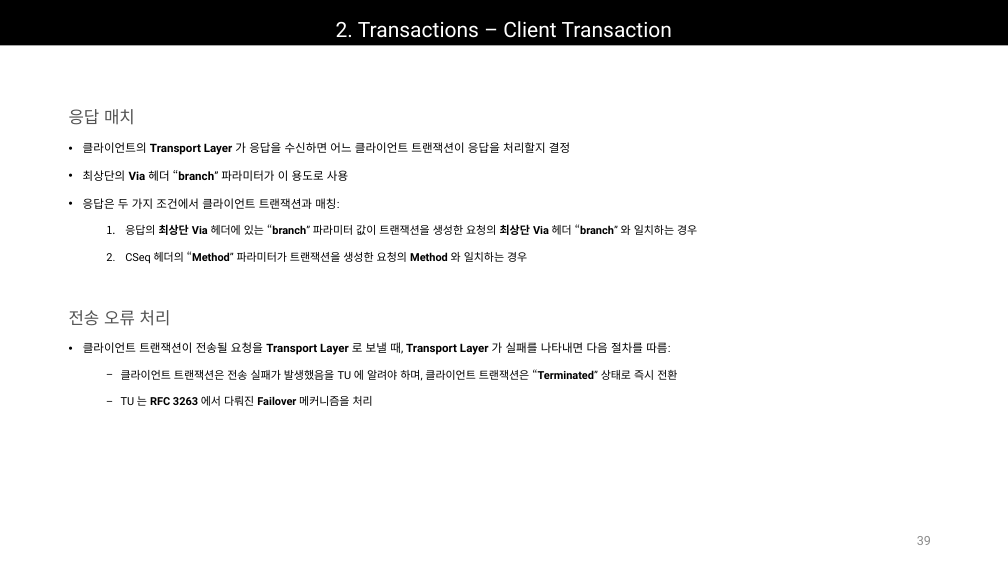
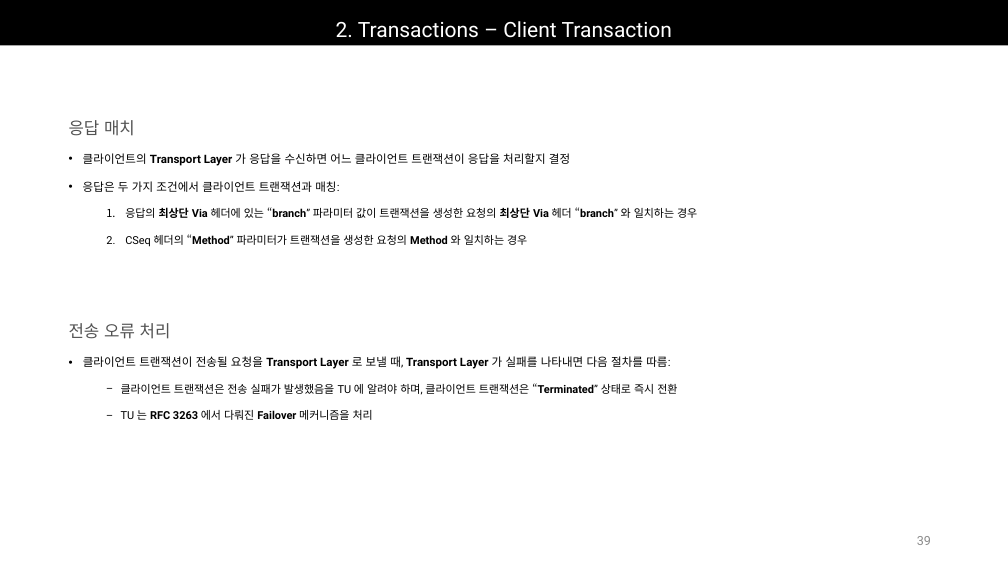
Before and after one commit to Epsilonely/SIP-Survey, a slide deck: slide 39 of 세미나 3차.pptx. Drawn at 1008x567 pixels with LibreOffice and Linux fonts; fonts in the diff are those of the drawing. Boxes give left, top, right and bottom in pixels: in the first picture for what was removed or moved away, otherwise in the second. Text is boxed around its words. In the diff, an @@ line names an element or a change of style, - is before the commit and + after.

```diff
--- a/세미나 3차.pptx
+++ b/세미나 3차.pptx
@@ text "응답 매치": place and size @@
-text "응답 매치" at [69,109,697,264]
+text "응답 매치" at [69,120,697,247]
@@ text at [83,170,348,181]: paragraph removed @@
-• 최상단의 Via 헤더 “branch” 파라미터가 이 용도로 사용
@@ text "전송 오류 처리": place and size @@
-text "전송 오류 처리" at [69,310,677,406]
+text "전송 오류 처리" at [69,323,677,420]
```
Also in this commit, not shown: 7 other slides changed, 5 slides added.
